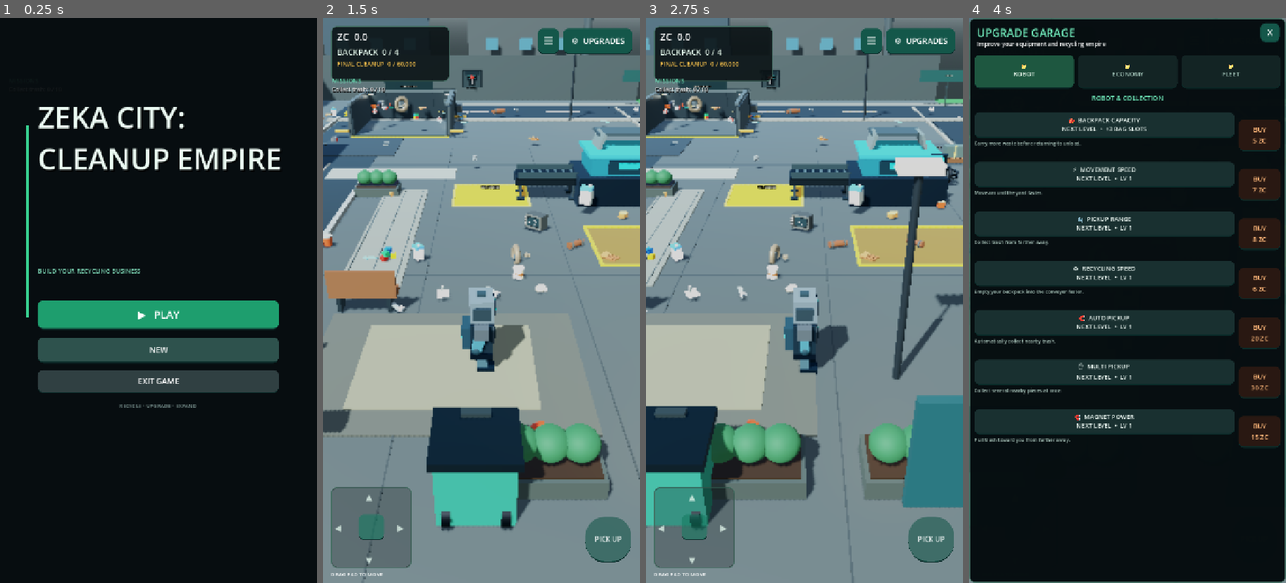
Above: before the commit, frames 1-4 (left to right).
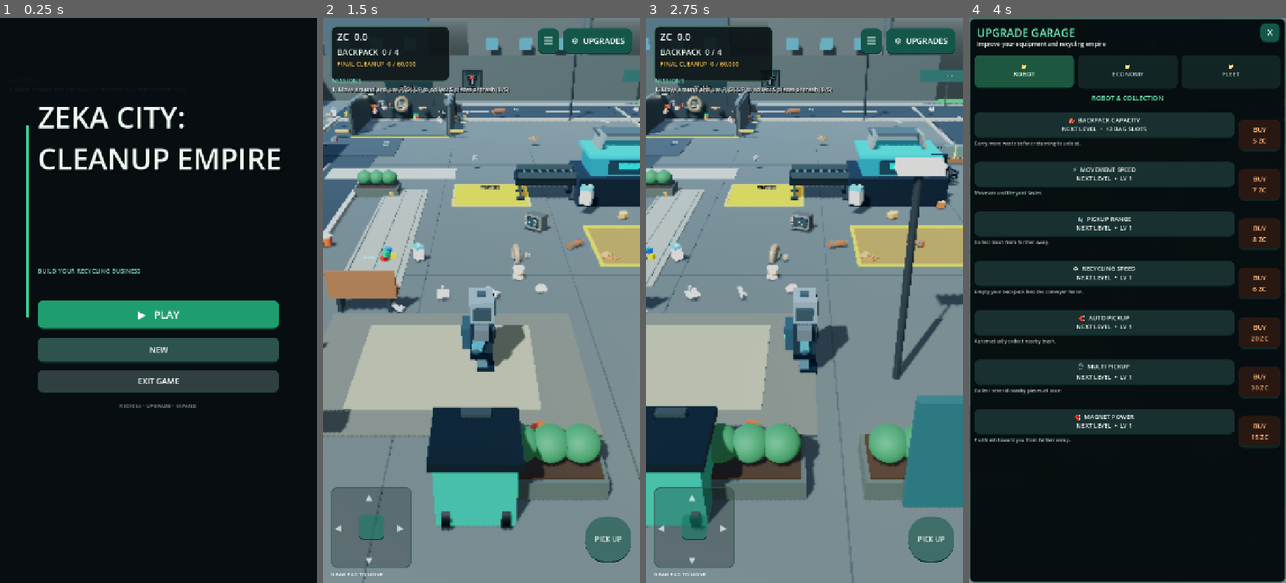
Above: after the commit, the same moments.

Repository: zekainstabot/trash-empire
Game: Godot game, scene res://Scenes/Main.tscn
The game is run twice, just before and just after one commit, with the same random seed, the same clock (stepped at 60 frames per second) and the same inputs.
Inputs (mouse positions are in pixels of both pictures, inside the frame that each line leads up to):
- Up to frame 1 (0.25 s): no input
- Up to frame 2 (1.5 s): click "▶ PLAY" at 0.5 s; move the mouse to (551, 272) at 1.27 s; hold D (move_right) from 1.28 s (still down); click (551, 272) at 1.42 s
- Up to frame 3 (2.75 s): release D (move_right) at 2 s; drag from (741, 328) to (788, 413) at 2.02 s
- Up to frame 4 (4 s): click "PICK UP" at 2.75 s; click "⚙ UPGRADES" at 3.5 s

The runs differ from the first frame. In frame 2, 0.4% of the frame differs, in the area x 2-59%, y 12-14%; in frame 3, 0.4%; in frame 4, less than 0.1%.

Commit message:
Turn missions into sequential gameplay tutorial objectives

Diff:
--- a/Scripts/main.gd
+++ b/Scripts/main.gd
@@ -66,6 +66,7 @@
 var bag_label: Label
 var message_label: Label
 var mission_label: Label
+var tutorial_mission_stage := 0
 var joystick_pad: Panel
 var joystick_knob: Panel
 var joystick_touch := -1
@@ -1418,6 +1419,7 @@
 	money = 0
 	final_zone_cleaned = 0
 	total_trash_collected = 0
+	tutorial_mission_stage = 0
 	carried = 0
 	carried_bulky = 0
 	capacity = 4
@@ -1941,6 +1943,9 @@
 	total_trash_collected += 1
 	final_zone_cleaned = mini(FINAL_ZONE_TARGET, final_zone_cleaned + 1)
 	_update_final_zone_label()
+	if tutorial_mission_stage == 0 and total_trash_collected >= 5:
+		tutorial_mission_stage = 1
+		_save_game()
 	_update_missions()
 	if final_zone_cleaned >= FINAL_ZONE_TARGET:
 		get_tree().set_meta("cleanup_game_completed", true)
@@ -2278,6 +2283,10 @@
 		_update_ui()
 		_save_game()
 		if carried == 0:
+			if tutorial_mission_stage == 1:
+				tutorial_mission_stage = 2
+				_save_game()
+				_update_missions()
 			_set_message("Bag emptied! Teddy bears are being prepared for delivery." if factory_stage >= 4 else "Bag emptied! Money added.")
 
 func _toggle_upgrade_panel() -> void:
@@ -2296,6 +2305,8 @@
 		return
 	capacity += 3
 	upgrade_level += 1
+	if tutorial_mission_stage == 2:
+		tutorial_mission_stage = 3
 	_update_ui()
 	_refresh_upgrade_prices()
 	_save_game()
@@ -2309,6 +2320,8 @@
 	if not await _pay_gradually(cost):
 		return
 	speed_upgrade_level += 1
+	if tutorial_mission_stage == 2:
+		tutorial_mission_stage = 3
 	player.set("move_speed", 4.5 + float(speed_upgrade_level - 1) * 0.75)
 	_update_ui()
 	_refresh_upgrade_prices()
@@ -2323,6 +2336,8 @@
 	if not await _pay_gradually(cost):
 		return
 	unload_upgrade_level += 1
+	if tutorial_mission_stage == 2:
+		tutorial_mission_stage = 3
 	_update_ui()
 	_refresh_upgrade_prices()
 	_save_game()
@@ -2336,6 +2351,8 @@
 	if not await _pay_gradually(cost):
 		return
 	equipment_upgrade_level += 1
+	if tutorial_mission_stage == 2:
+		tutorial_mission_stage = 3
 	collection_range = 2.0 + float(equipment_upgrade_level - 1) * 0.65
 	_update_ui()
 	_refresh_upgrade_prices()
@@ -2393,6 +2410,8 @@
 	if not await _pay_gradually(cost):
 		return
 	drone_level += 1
+	if tutorial_mission_stage == 3:
+		tutorial_mission_stage = 4
 	_refresh_helper_drone_visibility()
 	_update_ui()
 	_refresh_upgrade_prices()
@@ -2651,6 +2670,7 @@
 	save.set_value("progress", "money", money)
 	save.set_value("progress", "final_zone_cleaned", final_zone_cleaned)
 	save.set_value("progress", "total_trash_collected", total_trash_collected)
+	save.set_value("progress", "tutorial_mission_stage", tutorial_mission_stage)
 	save.set_value("progress", "carried", carried)
 	save.set_value("progress", "capacity", capacity)
 	save.set_value("progress", "bag_level", upgrade_level)
@@ -2686,6 +2706,7 @@
 	money = float(save.get_value("progress", "money", 0.0))
 	final_zone_cleaned = clampi(int(save.get_value("progress", "final_zone_cleaned", 0)), 0, FINAL_ZONE_TARGET)
 	total_trash_collected = int(save.get_value("progress", "total_trash_collected", final_zone_cleaned))
+	tutorial_mission_stage = clampi(int(save.get_value("progress", "tutorial_mission_stage", 0)), 0, 4)
 	carried = int(save.get_value("progress", "carried", 0))
 	capacity = int(save.get_value("progress", "capacity", 4))
 	upgrade_level = int(save.get_value("progress", "bag_level", 1))
@@ -3324,17 +3345,19 @@
 func _update_missions() -> void:
 	if not is_instance_valid(mission_label):
 		return
-	# Show exactly one mission at a time. Completing it removes it and reveals
-	# the next mission; mission completion never changes the underlying gameplay.
+	# A short guided introduction to the normal gameplay loop.
 	var mission_title := mission_label.get_parent().get_node_or_null("MissionTitle")
-	if total_trash_collected < 10:
-		mission_label.text = "Collect trash: %d / 10" % total_trash_collected
-	elif upgrade_level < 1:
-		mission_label.text = "Upgrade your backpack"
-	elif drone_level < 1:
-		mission_label.text = "Unlock your first helper drone"
-	else:
-		mission_label.text = ""
+	match tutorial_mission_stage:
+		0:
+			mission_label.text = "1. Move around and use PICK UP to collect 5 pieces of trash (%d/5)" % mini(total_trash_collected, 5)
+		1:
+			mission_label.text = "2. Return to the conveyor and stand on the unloading pad to recycle your trash"
+		2:
+			mission_label.text = "3. Open UPGRADES and purchase your first upgrade"
+		3:
+			mission_label.text = "4. Unlock a helper drone in UPGRADES to automate collection"
+		_:
+			mission_label.text = ""
 	if is_instance_valid(mission_title):
 		mission_title.visible = mission_label.text != ""
 	mission_label.visible = mission_label.text != ""
